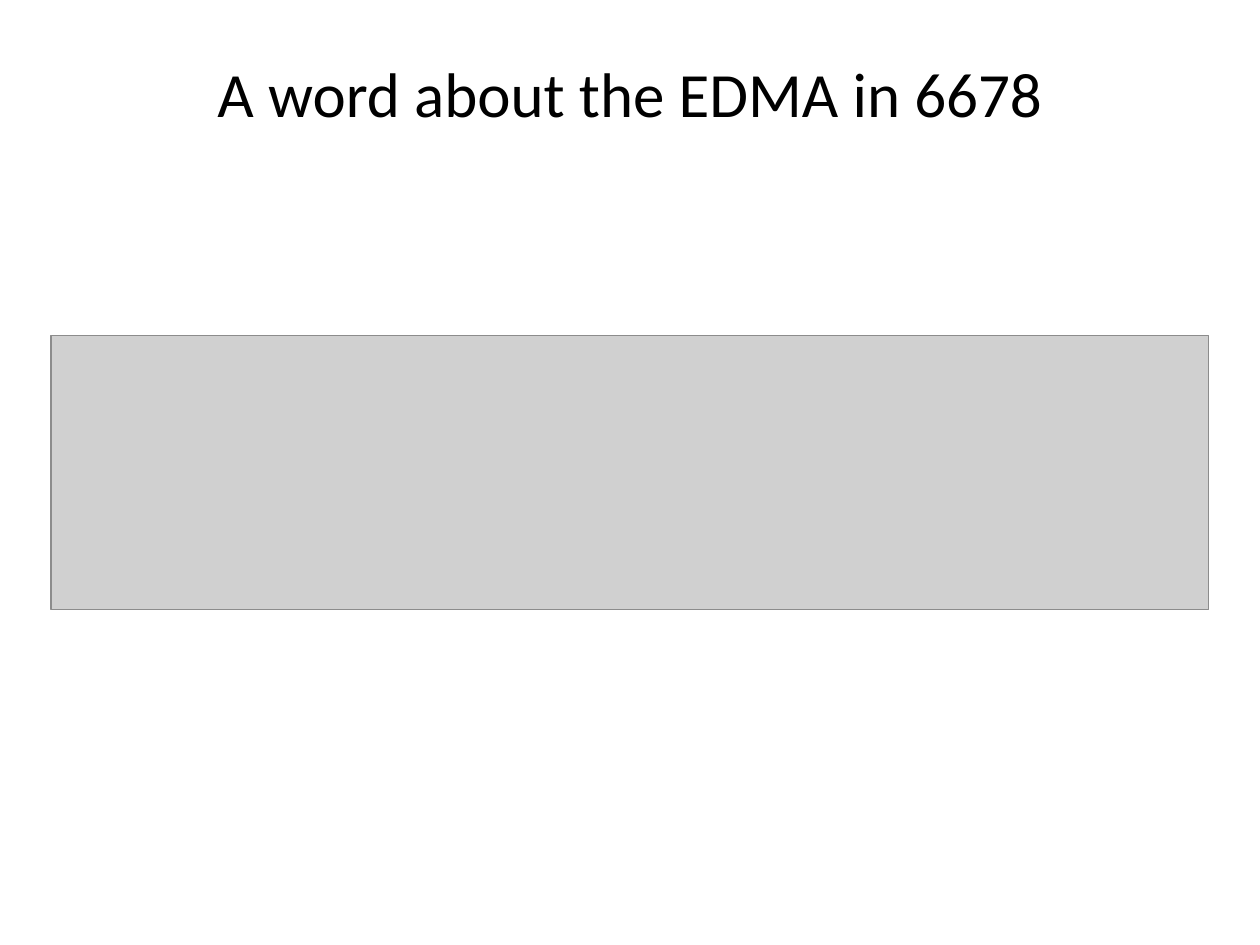
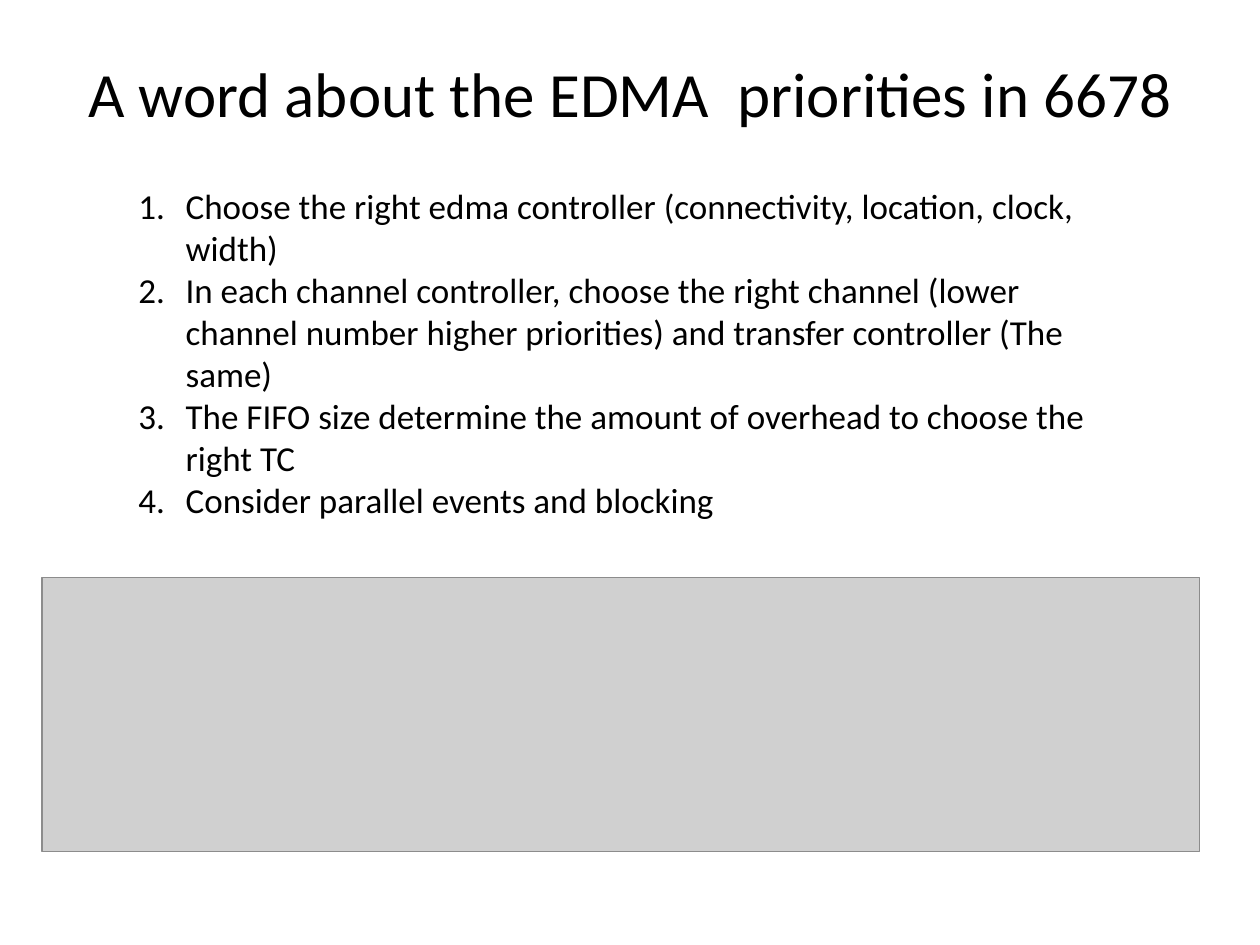
Before and after one commit to hari1989/keystone-workshop, a slide deck: slide 33 of preliminary/Working/presentations/Extended memory Controller and the MPAX registersAndCache.pptx. Drawn at 1260x945 pixels with LibreOffice and Linux fonts; fonts in the diff are those of the drawing; grey boxes stand for pictures. Boxes give left, top, right and bottom in pixels: in the first picture for what was removed or moved away, otherwise in the second. Text is boxed around its words. In the diff, an @@ line names an element or a change of style, - is before the commit and + after.

Commit message:
Adding a little about EDMA optimization considerations

```diff
--- a/preliminary/Working/presentations/Extended memory Controller and the MPAX registersAndCache.pptx
+++ b/preliminary/Working/presentations/Extended memory Controller and the MPAX registersAndCache.pptx
@@ title at [88,73,1171,127]: text changed @@
-A word about the EDMA in 6678
+A word about the EDMA priorities in 6678
@@ text added at [186,193,1084,519], 20 pt, text #000000 @@
+1. Choose the right edma controller (connectivity, location, clock, width)
+2. In each channel controller, choose the right channel (lower channel number higher priorities) and transfer controller (The same)
+3. The FIFO size determine the amount of overhead to choose the right TC
+4. Consider parallel events and blocking
@@ picture: place and size @@
-picture at [52,335,1210,610]
+picture at [42,577,1200,852]
```
